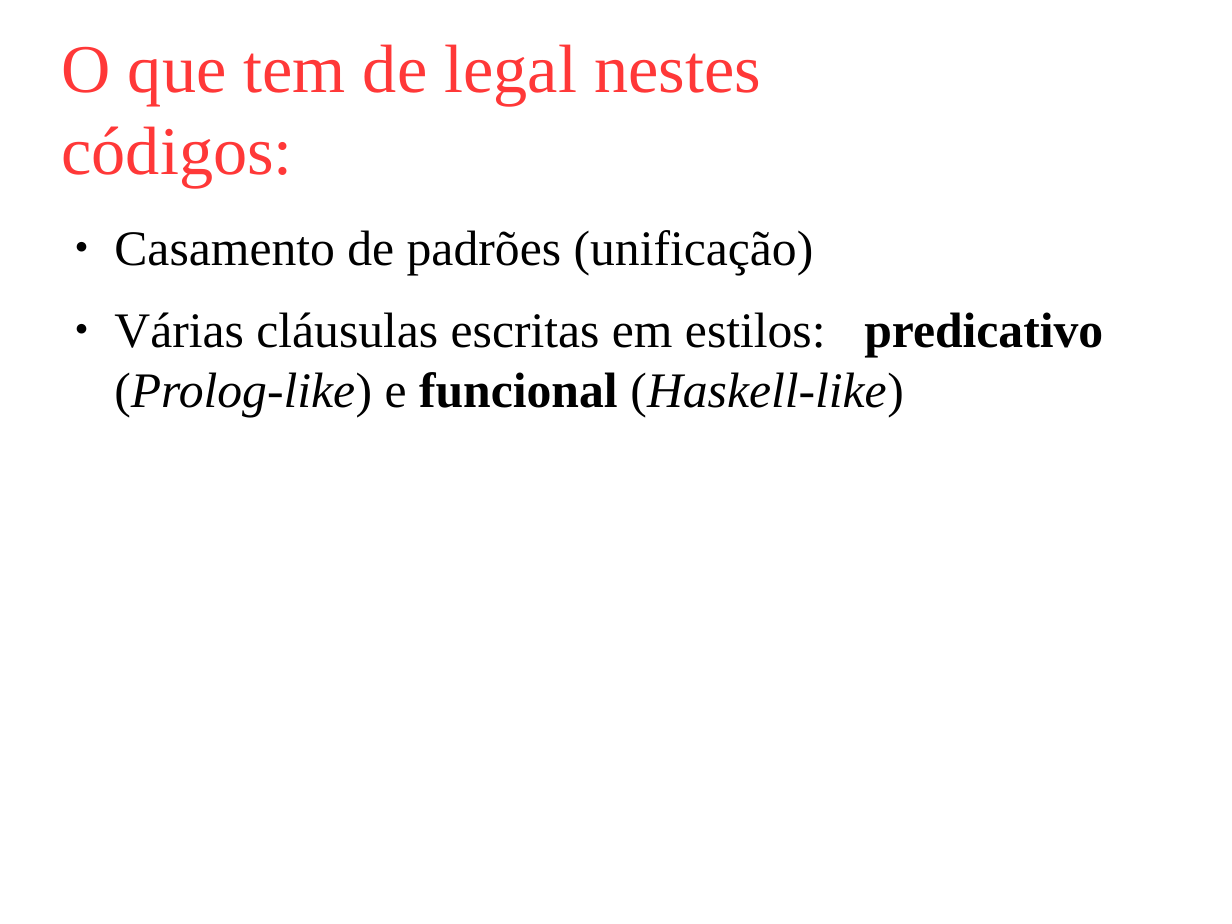
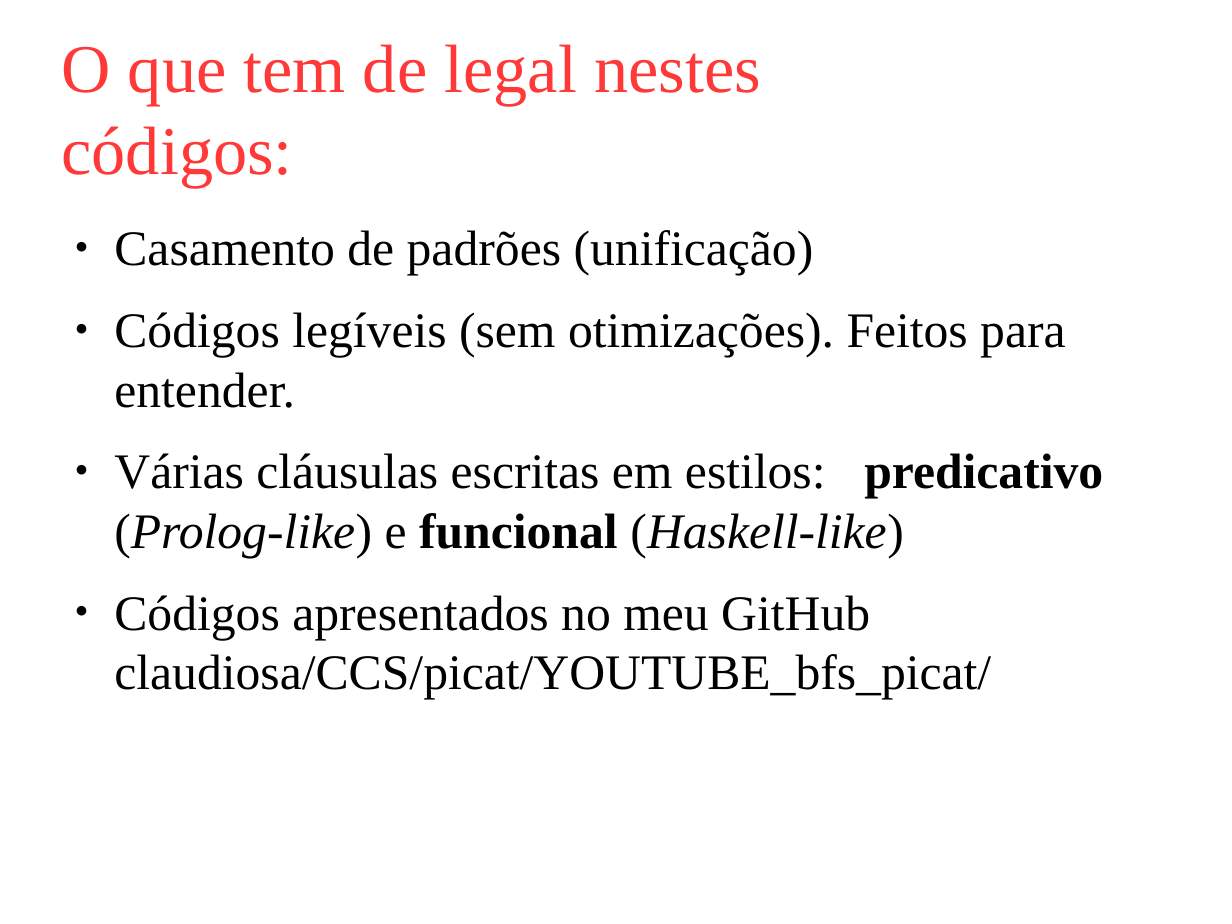
Before and after one commit to claudiosa/CCS, a slide deck: slide 6 of picat/YOUTUBE_bfs_picat/slides_bfs.odp. Drawn at 1232x924 pixels with LibreOffice and Linux fonts; fonts in the diff are those of the drawing; background and template pictures are left out. Boxes give left, top, right and bottom in pixels: in the first picture for what was removed or moved away, otherwise in the second. Text is boxed around its words. In the diff, an @@ line names an element or a change of style, - is before the commit and + after.

```diff
--- a/picat/YOUTUBE_bfs_picat/slides_bfs.odp
+++ b/picat/YOUTUBE_bfs_picat/slides_bfs.odp
@@ text at (114,312,1065,408): paragraph added @@
+● Códigos legíveis (sem otimizações). Feitos para entender.
@@ text at (114,595,991,699): paragraph added @@
+● Códigos apresentados no meu GitHub
+  claudiosa/CCS/picat/YOUTUBE_bfs_picat/
```
Also in this commit, not shown: 1 other slide changed, 5 other files.
